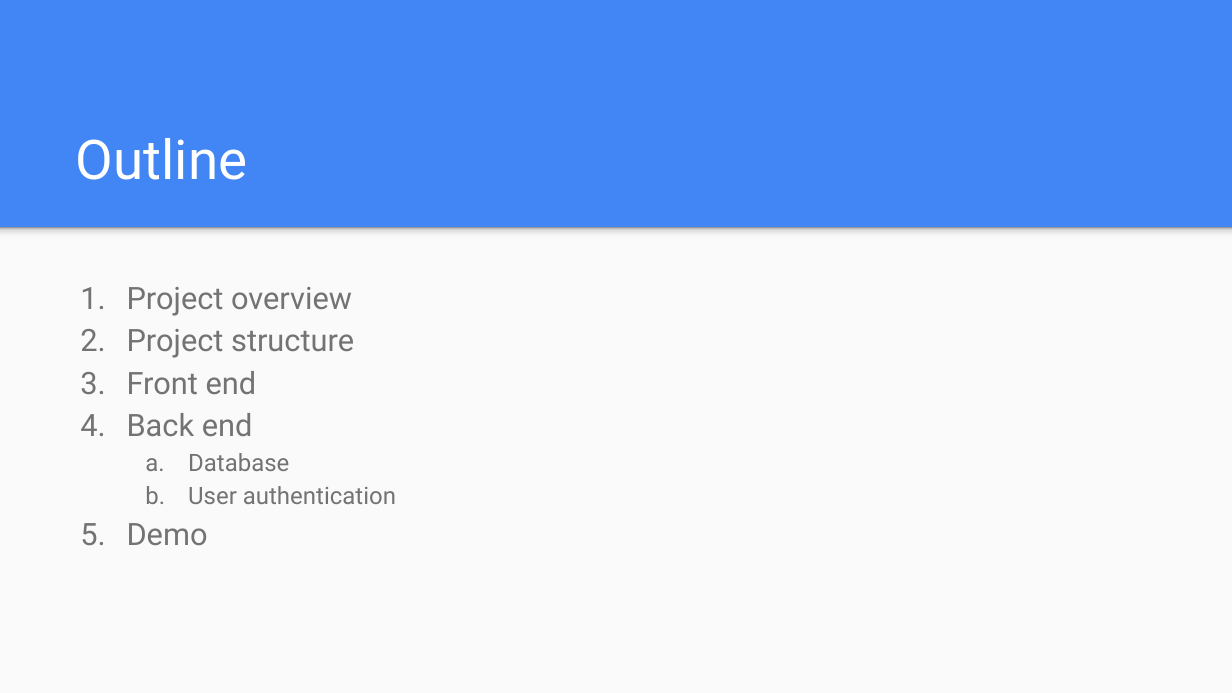
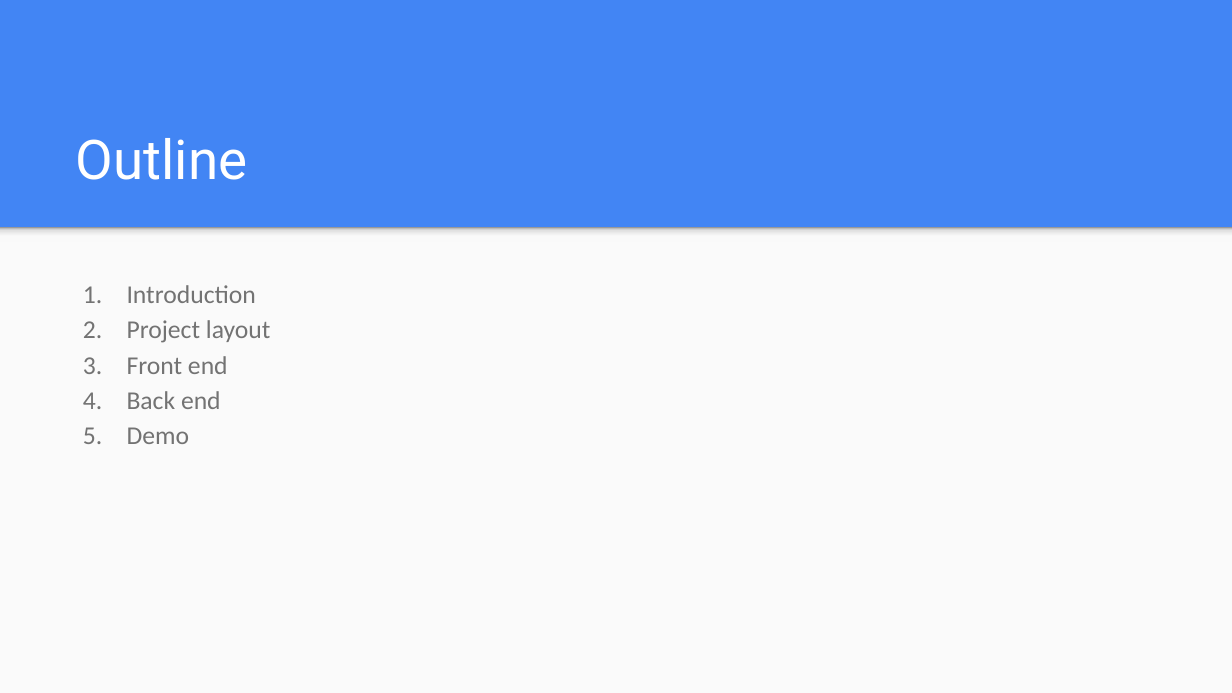
Before and after one commit to gadm21/Flask-Blog-application, a slide deck: slide 2 of Lab Flask blog web application.pptx. Drawn at 1232x693 pixels with LibreOffice and Linux fonts; fonts in the diff are those of the drawing. Boxes give left, top, right and bottom in pixels: in the first picture for what was removed or moved away, otherwise in the second. Text is boxed around its words. In the diff, an @@ line names an element or a change of style, - is before the commit and + after.

```diff
--- a/Lab Flask blog web application.pptx
+++ b/Lab Flask blog web application.pptx
@@ text at [127,285,271,343]: text changed; size 18 to 15 pt; font Roboto to Calibri @@
-1. Project overview
-2. Project structure
+1. Introduction
+2. Project layout
@@ text at [127,356,228,444]: size 18 to 15 pt, font Roboto to Calibri in "Front end", "Back end", "Demo"; indent changed @@
@@ text at [188,453,396,504]: paragraphs removed @@
-  a. Database
-  b. User authentication
```
Also in this commit, not shown: 6 other slides changed, 4 slides added, 1 slide removed.
